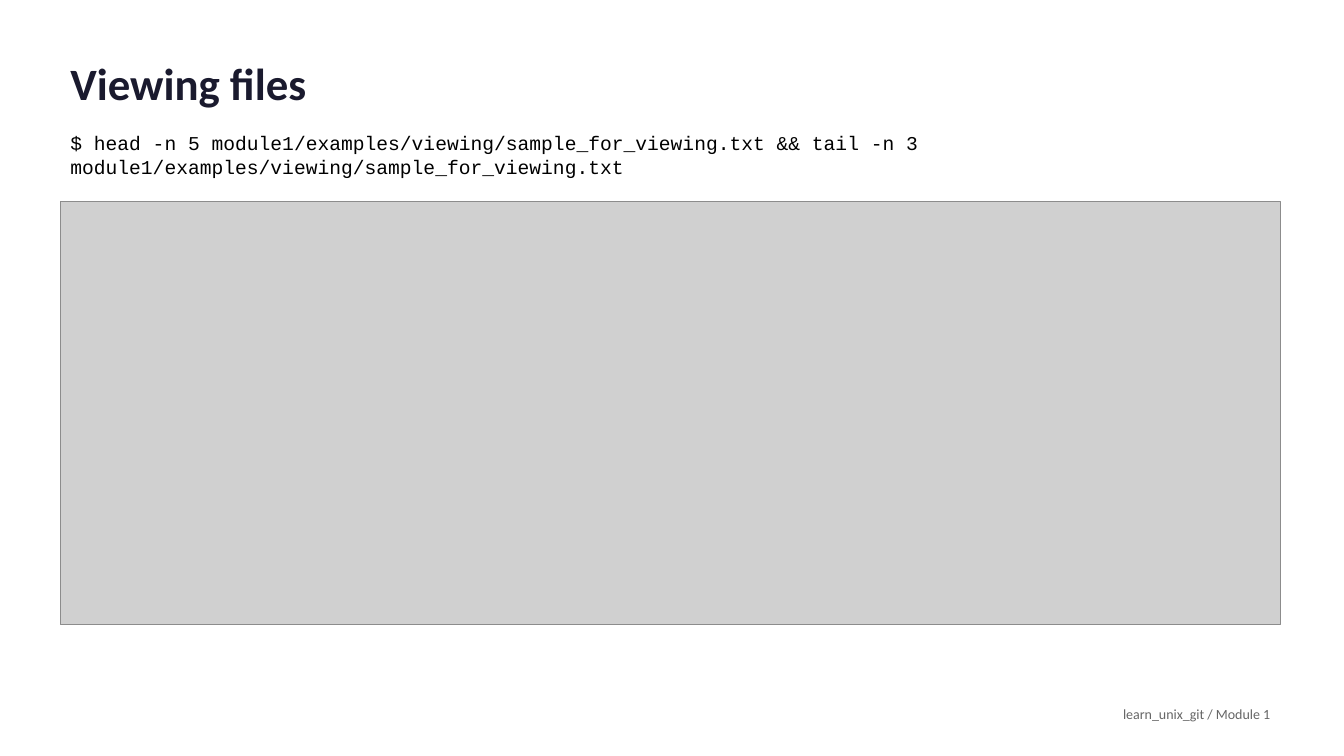
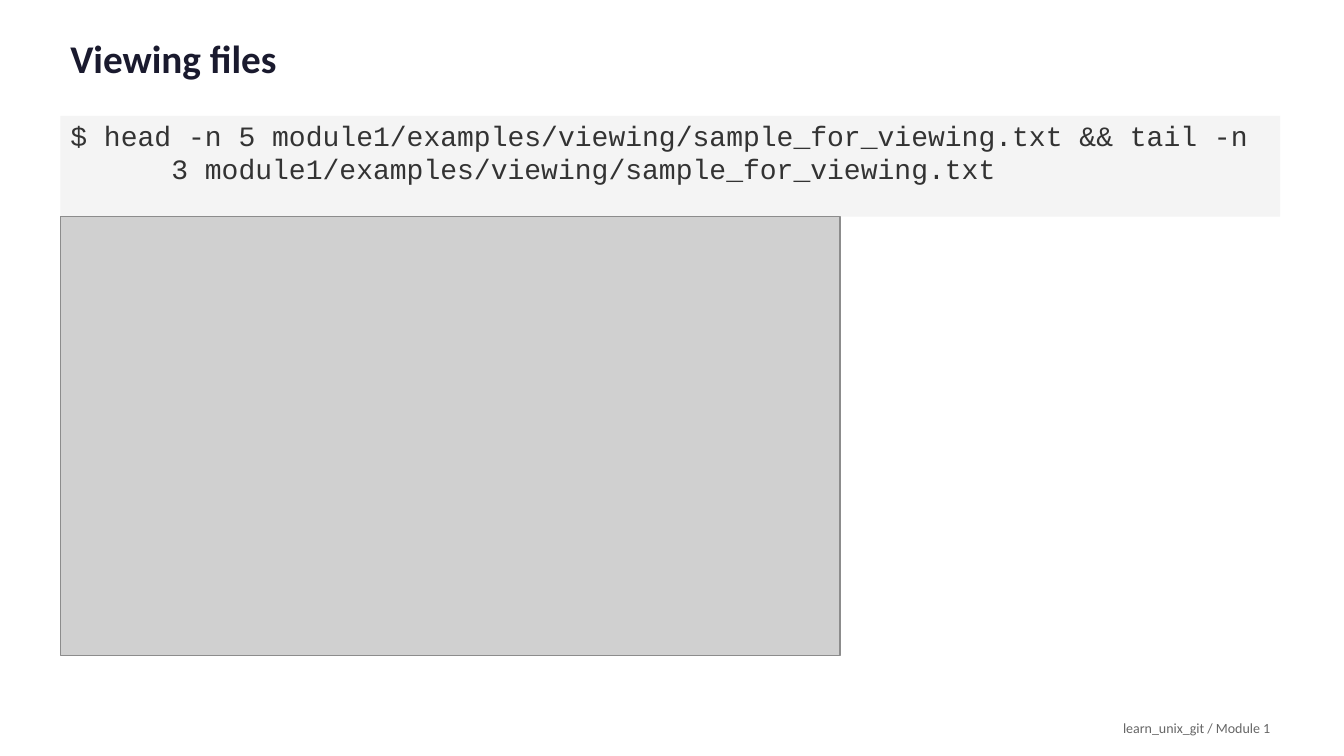
Before and after one commit to universal-verification-methodology/learn_unix_git, a slide deck: slide 14 of media/module1/slides.pptx. Drawn at 1344x756 pixels with LibreOffice and Linux fonts; fonts in the diff are those of the drawing; grey boxes stand for pictures. Boxes give left, top, right and bottom in pixels: in the first picture for what was removed or moved away, otherwise in the second. Text is boxed around its words. In the diff, an @@ line names an element or a change of style, - is before the commit and + after.

```diff
--- a/media/module1/slides.pptx
+++ b/media/module1/slides.pptx
@@ text "Viewing files" at (70, 45, 277, 80): size 32 to 28 pt; line spacing 1 to 22pt @@
@@ rectangle "$ head -n 5 module1/examples/viewing/sample_for_viewing.txt ...": place and size @@
-rectangle "$ head -n 5 module1/examples/viewing/sample_for_viewing.txt ..." at (70, 136, 918, 178)
+rectangle "$ head -n 5 module1/examples/viewing/sample_for_viewing.txt ..." at (60, 116, 1280, 217)
@@ rectangle "$ head -n 5 module1/examples/viewing/sample_for_viewing.txt ..." at (60, 116, 1280, 217): fill none to #F4F4F4 @@
@@ text in rectangle at (104, 126, 1248, 185): text changed; size 14 to 20 pt; text colour #000000 to #333333 @@
-$ head -n 5 module1/examples/viewing/sample_for_viewing.txt && tail -n 3 module1/examples/viewing/sample_for_viewing.txt
+$ head -n 5 module1/examples/viewing/sample_for_viewing.txt && tail -n
+3 module1/examples/viewing/sample_for_viewing.txt
@@ picture: place and size @@
-picture at (60, 202, 1280, 625)
+picture at (60, 217, 840, 655)
@@ text "learn_unix_git / Module 1" at (1123, 723, 1270, 736): line spacing 1 to 22pt @@
```
Also in this commit, not shown: 19 other slides changed, 53 other files.
